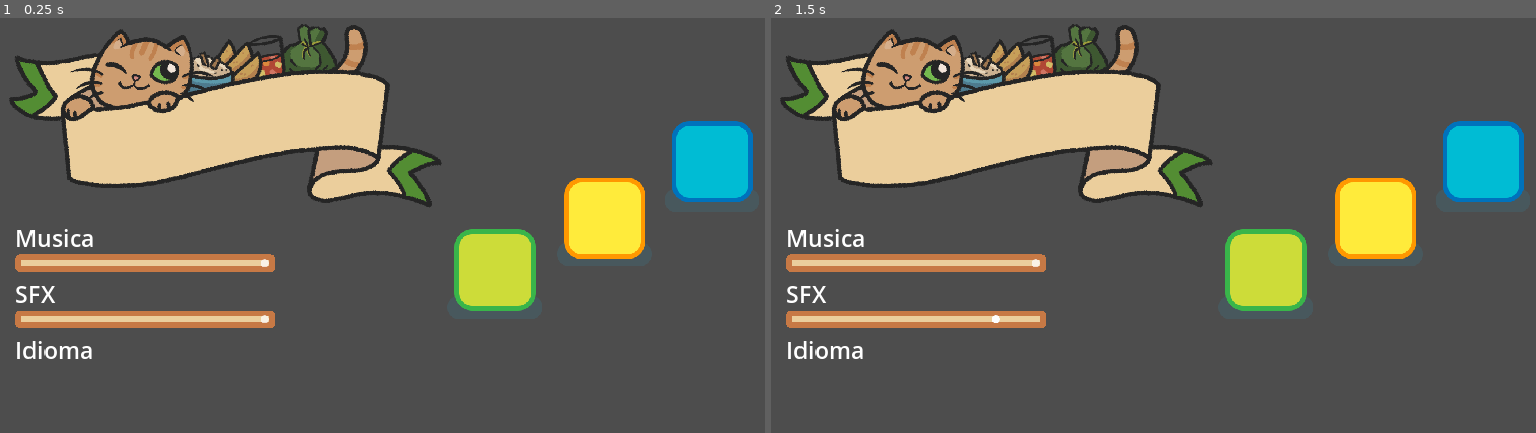
Above: before the commit, frames 1-2 (left to right).
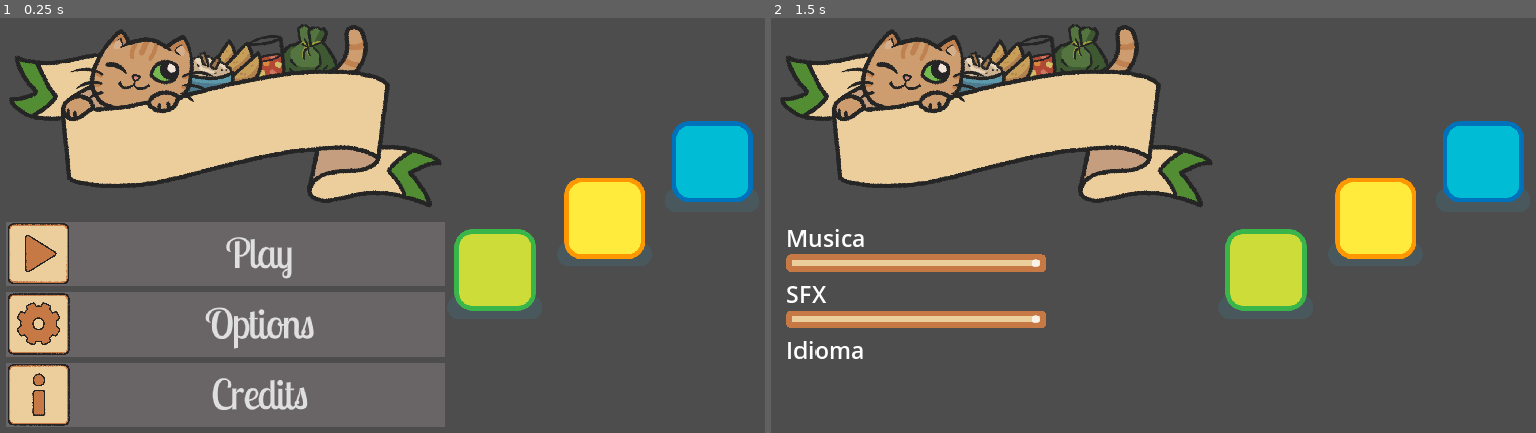
Above: after the commit, the same moments.

Repository: soetgdeznsgk/GGJ24---Fat-Cat-Fest
Game: Godot game, scene res://Escenas/Menus/menu_principal.tscn
The game is run twice, just before and just after one commit, with the same random seed, the same clock (stepped at 60 frames per second) and the same inputs.
Inputs (mouse positions are in pixels of both pictures, inside the frame that each line leads up to):
- Up to frame 1 (0.25 s): no input
- Up to frame 2 (1.5 s): click (1000, 325) at 0.5 s, where only the run after the commit has a clickable "Options"; tap Enter at 1.25 s; move the mouse to (1329, 196) at 1.27 s; hold Right (DerechaPj1) from 1.28 s (still down); tap S (AbajoPj2) at 1.35 s; click (1329, 196) at 1.42 s

The runs differ from the first frame. In frame 1, 26% of the frame differs, in the area x 0-59%, y 49-99%; in frame 2, less than 0.1%.

Commit message:
merge exitoso con buttons_anim

Diff:
--- a/Escenas/Menus/menu_principal.tscn
+++ b/Escenas/Menus/menu_principal.tscn
@@ -1,13 +1,9 @@
-[gd_scene load_steps=15 format=3 uid="uid://wibtjjyhafg4"]
+[gd_scene load_steps=14 format=3 uid="uid://wibtjjyhafg4"]
 
 [ext_resource type="Script" path="res://Escenas/Menus/menu_principal.gd" id="1_vn785"]
 [ext_resource type="Texture2D" uid="uid://d2skq3dyio1rp" path="res://Escenas/Menus/Imgs/FatCatFestLogo.png" id="2_ijal2"]
-[ext_resource type="FontFile" uid="uid://cs81puvnc10pp" path="res://Escenas/Menus/Fonts/LobsterTwo-Regular.ttf" id="3_lanbx"]
-[ext_resource type="Texture2D" uid="uid://x886cltnkwtt" path="res://Escenas/Menus/Buttons/PlayButton.png" id="3_lrni4"]
 [ext_resource type="Script" path="res://Escenas/Menus/Buttons/VolumeManager.gd" id="3_nccfq"]
-[ext_resource type="Texture2D" uid="uid://dxkx5w2qurkf3" path="res://Escenas/Menus/Buttons/OptionsButton.png" id="4_jvwwr"]
-[ext_resource type="Texture2D" uid="uid://c7ru10qr3mnrv" path="res://Escenas/Menus/Buttons/InfoButton.png" id="5_kukgg"]
-[ext_resource type="PackedScene" uid="uid://kcqxgo84fi45" path="res://button_anim.tscn" id="3_g302f"]
+[ext_resource type="PackedScene" uid="uid://kcqxgo84fi45" path="res://button_anim.tscn" id="4_cnkgm"]
 [ext_resource type="Texture2D" uid="uid://dxkx5w2qurkf3" path="res://Escenas/Menus/Buttons/OptionsButton.png" id="4_gf66w"]
 [ext_resource type="Texture2D" uid="uid://c7ru10qr3mnrv" path="res://Escenas/Menus/Buttons/InfoButton.png" id="5_j1sg3"]
 [ext_resource type="Texture2D" uid="uid://2w4i8bs40b7c" path="res://Escenas/Menus/Placeholders/characters.png" id="5_msp6e"]
@@ -37,11 +33,11 @@
 HSlider/styles/grabber_area_highlight = SubResource("StyleBoxEmpty_rl27y")
 HSlider/styles/slider = SubResource("StyleBoxFlat_maygy")
 
-[sub_resource type="StyleBoxFlat" id="StyleBoxFlat_71wjp"]
+[sub_resource type="StyleBoxFlat" id="StyleBoxFlat_xaxoe"]
+bg_color = Color(0.631373, 0.588235, 0.596078, 0.341176)
 
-[sub_resource type="StyleBoxFlat" id="StyleBoxFlat_7348w"]
-
-[sub_resource type="StyleBoxFlat" id="StyleBoxFlat_swt7l"]
+[sub_resource type="StyleBoxFlat" id="StyleBoxFlat_dstja"]
+bg_color = Color(0.631373, 0.588235, 0.596078, 0.341176)
 
 [node name="Control" type="Control"]
 layout_mode = 3
@@ -85,6 +81,7 @@
 stretch_mode = 5
 
 [node name="ContenedorOpciones" type="MarginContainer" parent="MenuPrincipal/HBoxContainer/VBoxContainer"]
+visible = false
 layout_mode = 2
 size_flags_vertical = 3
 theme_override_constants/margin_left = 15
@@ -131,33 +128,31 @@
 text = "Idioma"
 
 [node name="MainVBoxContainer" type="VBoxContainer" parent="MenuPrincipal/HBoxContainer/VBoxContainer"]
-visible = false
 layout_mode = 2
 size_flags_horizontal = 3
 size_flags_vertical = 3
 theme_override_constants/separation = 10
 alignment = 2
 
-[node name="PlayButton" type="Button" parent="MenuPrincipal/HBoxContainer/VBoxContainer/MainVBoxContainer"]
+[node name="PlayButton" parent="MenuPrincipal/HBoxContainer/VBoxContainer/MainVBoxContainer" instance=ExtResource("4_cnkgm")]
 layout_mode = 2
-theme_override_styles/pressed = SubResource("StyleBoxFlat_71wjp")
 
-[node name="OptionsButton" type="Button" parent="MenuPrincipal/HBoxContainer/VBoxContainer/MainVBoxContainer"]
+[node name="OptionsButton" parent="MenuPrincipal/HBoxContainer/VBoxContainer/MainVBoxContainer" instance=ExtResource("4_cnkgm")]
 layout_mode = 2
-theme_override_styles/normal = SubResource("StyleBoxFlat_7348w")
-theme_override_styles/hover = SubResource("StyleBoxFlat_7348w")
-theme_override_styles/pressed = SubResource("StyleBoxFlat_7348w")
-theme_override_styles/focus = SubResource("StyleBoxFlat_7348w")
-text = "Settings"
+theme_override_styles/normal = SubResource("StyleBoxFlat_xaxoe")
+theme_override_styles/hover = SubResource("StyleBoxFlat_xaxoe")
+theme_override_styles/focus = SubResource("StyleBoxFlat_xaxoe")
+text = "Options
+"
 icon = ExtResource("4_gf66w")
 
-[node name="PlayButton3" type="Button" parent="MenuPrincipal/HBoxContainer/VBoxContainer/MainVBoxContainer"]
+[node name="CreditsButton" parent="MenuPrincipal/HBoxContainer/VBoxContainer/MainVBoxContainer" instance=ExtResource("4_cnkgm")]
 layout_mode = 2
-theme_override_styles/normal = SubResource("StyleBoxFlat_swt7l")
-theme_override_styles/hover = SubResource("StyleBoxFlat_swt7l")
-theme_override_styles/pressed = SubResource("StyleBoxFlat_swt7l")
-theme_override_styles/focus = SubResource("StyleBoxFlat_swt7l")
-text = "Credits"
+theme_override_styles/normal = SubResource("StyleBoxFlat_dstja")
+theme_override_styles/hover = SubResource("StyleBoxFlat_dstja")
+theme_override_styles/focus = SubResource("StyleBoxFlat_dstja")
+text = "Credits
+"
 icon = ExtResource("5_j1sg3")
 
 [node name="CenterContainer" type="CenterContainer" parent="MenuPrincipal/HBoxContainer"]
@@ -168,4 +163,6 @@
 layout_mode = 2
 texture = ExtResource("5_msp6e")
 
-[connection signal="pressed" from="MenuPrincipal/HBoxContainer/VBoxContainer/VBoxContainer/PlayButton" to="." method="_on_play_button_pressed"]
+[connection signal="pressed" from="MenuPrincipal/HBoxContainer/VBoxContainer/MainVBoxContainer/PlayButton" to="." method="_on_play_button_pressed"]
+[connection signal="pressed" from="MenuPrincipal/HBoxContainer/VBoxContainer/MainVBoxContainer/OptionsButton" to="." method="_on_option_button_pressed"]
+[connection signal="pressed" from="MenuPrincipal/HBoxContainer/VBoxContainer/MainVBoxContainer/CreditsButton" to="." method="_on_credits_button_pressed"]
--- a/default_bus_layout.tres
+++ b/default_bus_layout.tres
@@ -13,7 +13,3 @@
 bus/2/bypass_fx = false
 bus/2/volume_db = 0.0
 bus/2/send = &"Master"
-[gd_resource type="AudioBusLayout" format=3 uid="uid://bwri6q61hieua"]
-
-[resource]
-bus/0/volume_db = -80.0
